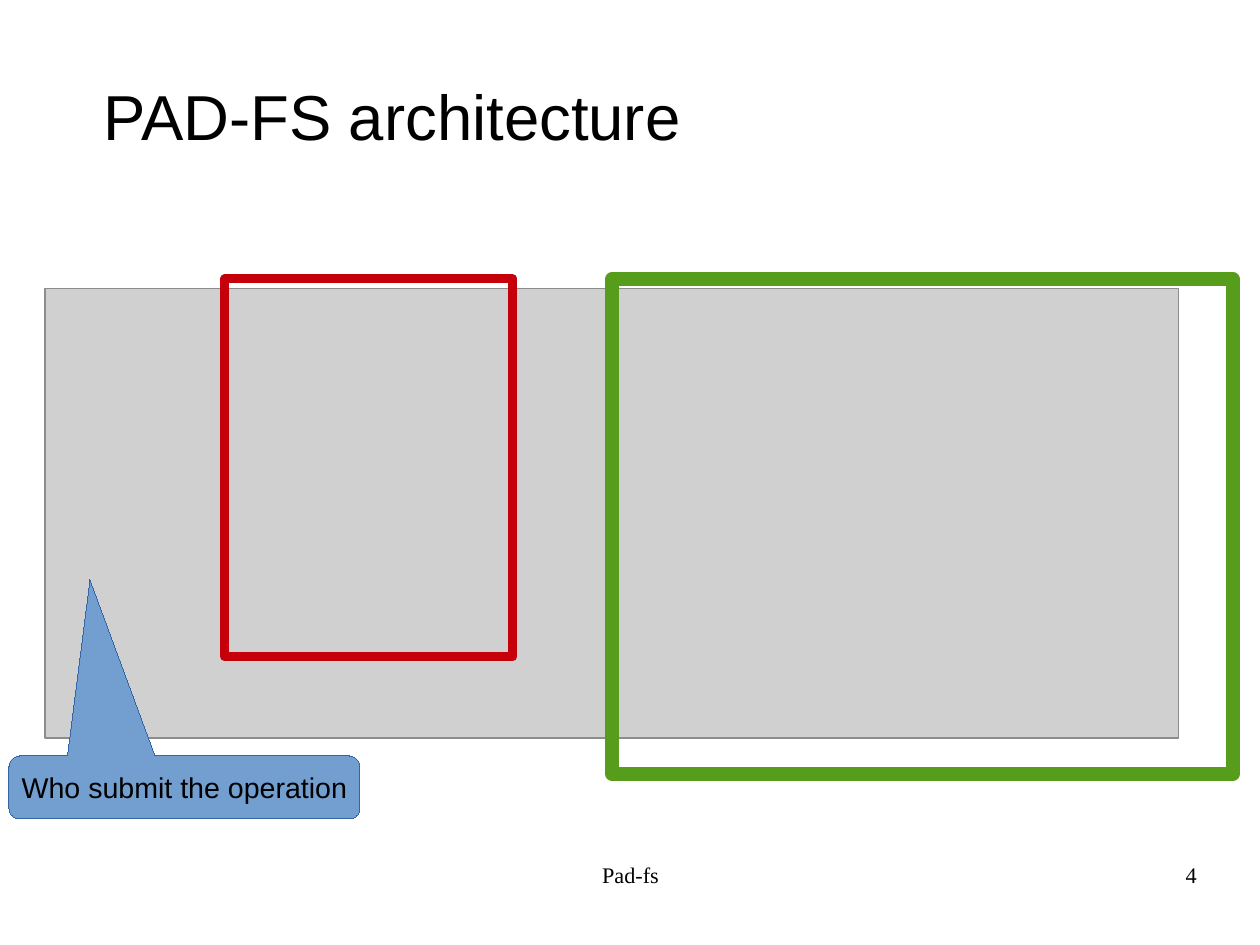
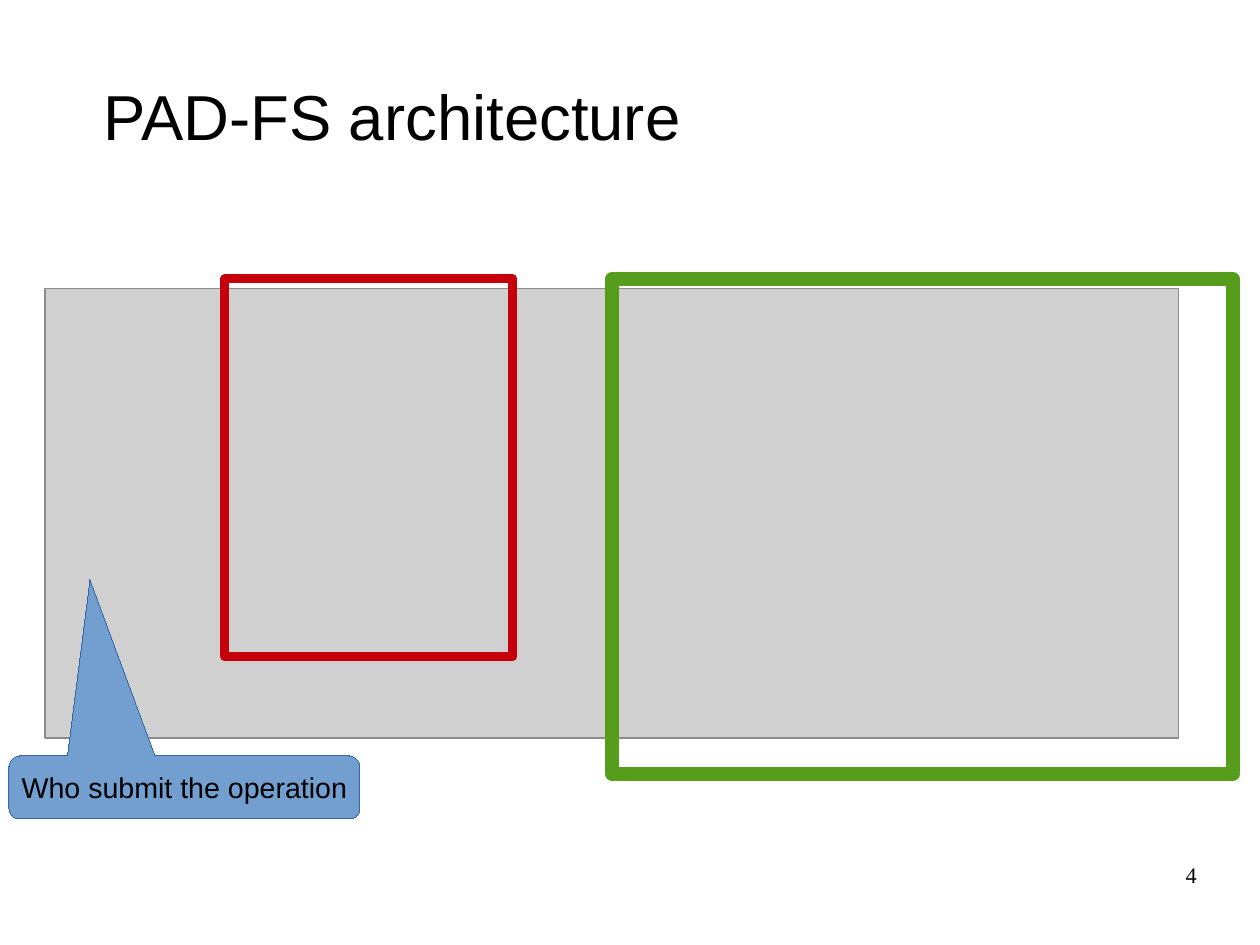
Before and after one commit to bhyvex/PAD-FileSystem, a slide deck: slide 4 of docs/Pad-fs_slides/Pad-fs_Neri.odp. Drawn at 1260x945 pixels with LibreOffice and Linux fonts; fonts in the diff are those of the drawing; grey boxes stand for pictures; background and template pictures are left out. Boxes give left, top, right and bottom in pixels: in the first picture for what was removed or moved away, otherwise in the second. Text is boxed around its words. In the diff, an @@ line names an element or a change of style, - is before the commit and + after.

```diff
--- a/docs/Pad-fs_slides/Pad-fs_Neri.odp
+++ b/docs/Pad-fs_slides/Pad-fs_Neri.odp
@@ text removed at <box>602,867,659,884</box> @@
-Pad-fs
```
Also in this commit, not shown: 14 other slides changed, 1 slide added, 1 other file.
